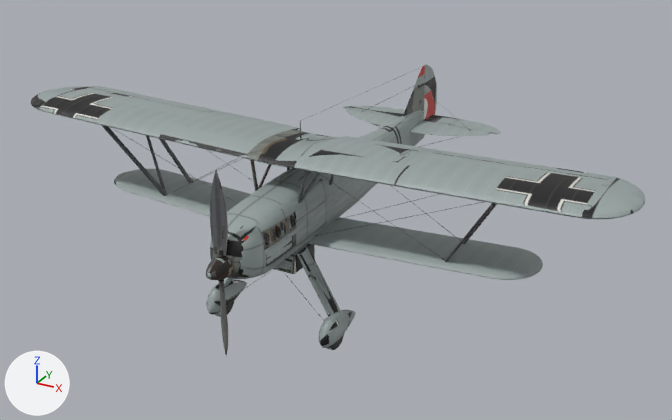
Two versions of the Blender file he51/He-51A-1_animated.blend, one commit apart.
Rendered twice from a 50 mm lens placed at (7.44, -12.2, 6.33), pointed at (-0.06, 1.43, -0.49). Every picture has the same lights, and +X, +Y and +Z are marked at lower left. The older version comes first.

Objects in the first picture: 'He51_Aileron_L', 'He51_Fin', 'He51_Fuselage', 'He51_LowerWing', 'He51_MainGear_L', 'He51_MainGear_R', 'He51_Propeller', 'He51_Struts', 'He51_Tailplane', 'He51_UpperWing' and 8 more.
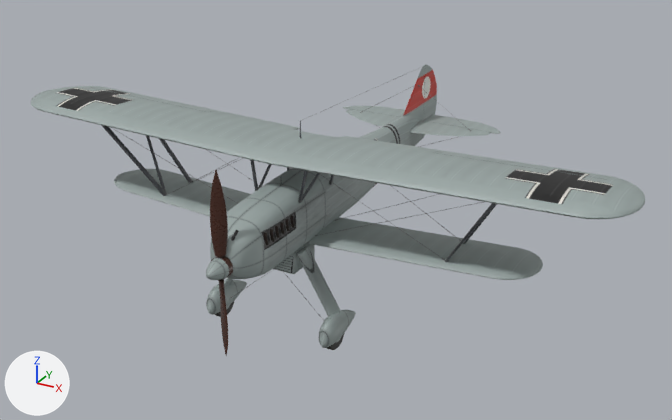
What differs and where, as boxes [x1, y1, x2, y2] in the pictures (672 x 420 px):
```json
{"part": 1, "of": "me_he51_fuselage_002", "change": "reshaped", "before": [229, 229, 243, 241], "after": [229, 229, 243, 244]}
{"part": 2, "of": "me_he51_fuselage_002", "change": "surface changed", "before": [210, 110, 424, 278], "after": [210, 110, 424, 278]}
{"part": 3, "of": "me_he51_propeller", "change": "surface changed", "before": [206, 170, 233, 355], "after": [206, 170, 233, 355], "on screen": "grey to brown"}
{"part": 4, "of": "me_he51_upperwing", "change": "surface changed", "before": [31, 86, 636, 219], "after": [31, 86, 636, 219]}
{"part": 5, "of": "me_he51_fin", "change": "surface changed", "before": [403, 66, 425, 116], "after": [403, 66, 425, 116], "on screen": "grey to red"}
```

Scene script edits in JSON lines:
```json
{"block": "me_he51_fuselage_002", "where": "# used by ob_he51_fuselage; parent = ob_he_51a_1; location = (0.0, 0.0, 0.0)"}
{"op": "remove", "block": "me_he51_fuselage_002", "code": "me_he51_fuselage_002.from_pydata(...)  # 3494 vertices, 3304 faces; spans x -0.45..0.45, y -2.15..5.09, z -0.46..0.74"}
{"op": "add", "block": "me_he51_fuselage_002", "code": "me_he51_fuselage_002.from_pydata(...)  # 3616 vertices, 3366 faces; spans x -0.45..0.45, y -2.15..5.09, z -0.46..0.74"}
{"block": "me_he51_fuselage_002", "change": "me_he51_fuselage_002 part 1: 2 vertices removed from x -0.12..0.12, y -2.03, z 0.46; 124 vertices added at x -0.15..0.15, y -2.07..-1.55, z 0.41..0.52"}
{"block": "me_he51_fuselage_002", "change": "me_he51_fuselage_002 part 2: 2458 kept faces spanning x -0.45..0.45, y -2.15..5.09, z -0.38..0.74 get new texture (UV) coordinates"}
{"block": "me_he51_propeller", "where": "me_he51_propeller.from_pydata(...)  # 496 vertices, 428 faces; spans x -0.07..0.34, y -0.17..0.17, z -1.55..1.55"}
{"block": "me_he51_propeller", "where": "# used by ob_he51_propeller; parent = ob_he51_propeller_hinge; location = (0.0, 0.0, 0.0)"}
{"block": "me_he51_propeller", "change": "me_he51_propeller part 3: texture (UV) coordinates of 428 of 428 faces, centred in x -0.07..0.34, y -0.17..0.17, z -1.55..1.55, changed; they spanned u 0.35..0.99, v 0.0..0.99 and now span u 0.01..1.0, v 0.0..0.98"}
{"block": "me_he51_upperwing", "where": "me_he51_upperwing.from_pydata(...)  # 903 vertices, 770 faces; spans x -5.5..5.5, y -0.81..0.87, z 1.13..1.45"}
{"block": "me_he51_upperwing", "where": "# used by ob_he51_upperwing; parent = ob_he_51a_1; location = (0.0, 0.0, 0.0)"}
{"block": "me_he51_upperwing", "change": "me_he51_upperwing part 4: texture (UV) coordinates of 770 of 770 faces, centred in x -5.5..5.5, y -0.79..0.87, z 1.14..1.44, changed; they spanned u 0.0..0.91, v 0.0..0.97 and now span u 0.0..0.97, v 0.0..0.97"}
{"block": "me_he51_fin", "where": "me_he51_fin.from_pydata(...)  # 136 vertices, 121 faces; spans x -0.032..0.032, y 4.0..5.082, z 0.42..1.372"}
{"block": "me_he51_fin", "where": "# used by ob_he51_fin; parent = ob_he_51a_1; location = (0.0, 0.0, 0.0)"}
{"block": "me_he51_fin", "change": "me_he51_fin part 5: texture (UV) coordinates of 114 of 121 faces, centred in x -0.031..0.031, y 4.065..5.081, z 0.42..1.372, changed; they spanned u 0.18..0.77, v 0.34..0.99 and now span u 0.01..0.99, v 0.0..0.97"}
```
